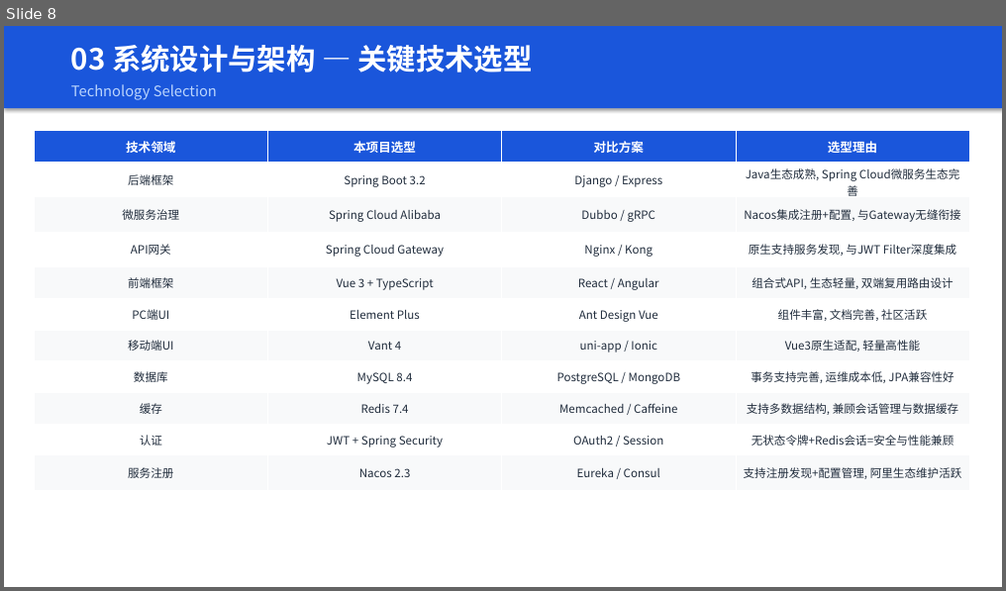
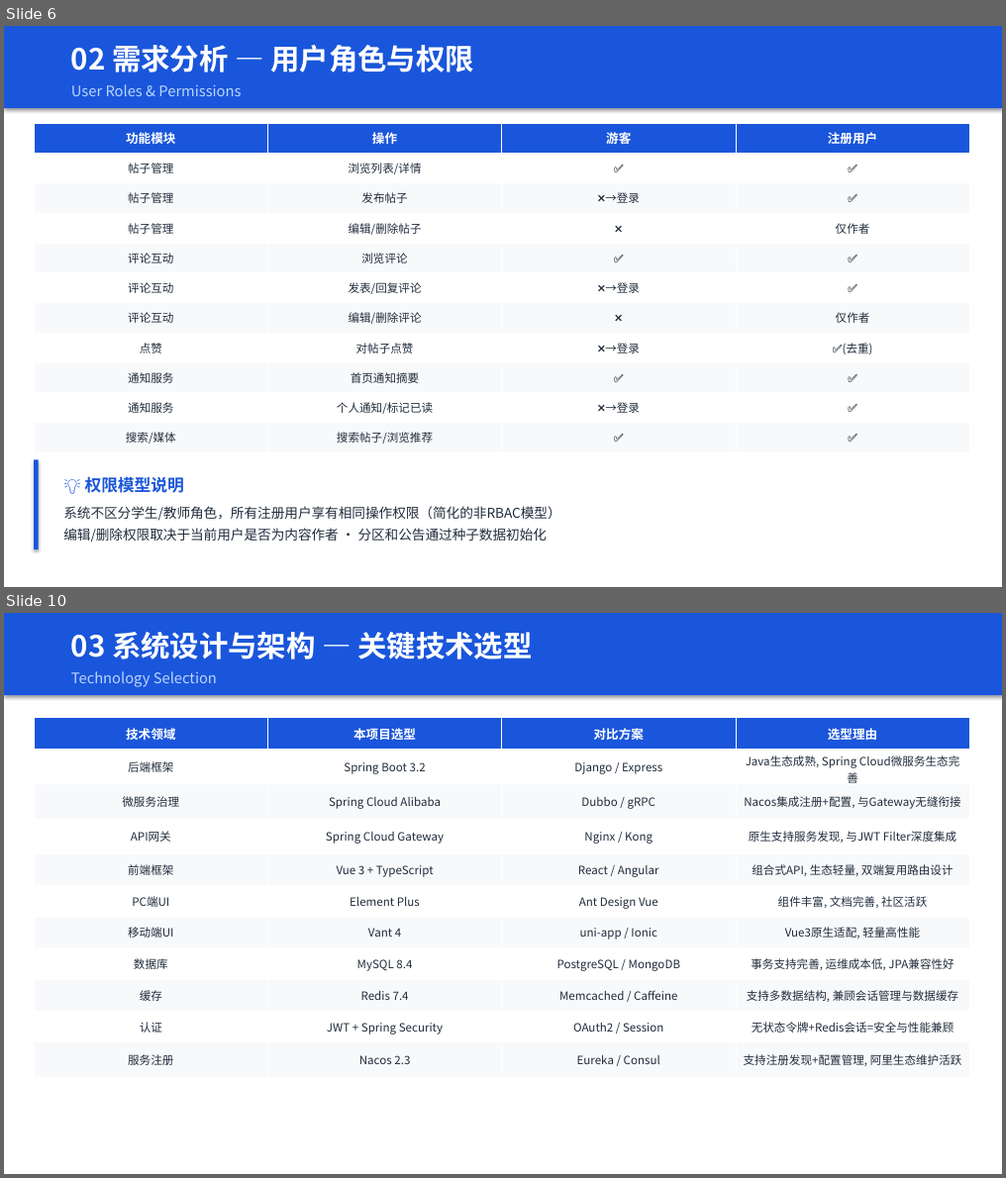
Before and after one commit to Wkjlovec/graduation_project_zhuang, a slide deck: docs/毕业答辩PPT.pptx. Shown one above the other, each under a label of ours: slide 8 before the commit, slides 6 and 10 after it; the slides between them are not shown. The pictures are 1006x591 and 1006x1178 pixels, drawn with LibreOffice and Linux fonts; fonts in the diff are those of the drawing. Boxes give left, top, right and bottom in pixels: in the first picture for what was removed or moved away, otherwise in the second. Text is boxed around its words. In the diff, an @@ line names an element or a change of style, - is before the commit and + after.

```diff
--- a/docs/毕业答辩PPT.pptx
+++ b/docs/毕业答辩PPT.pptx
@@ slide 6 added at (x1=4, y1=26, x2=1002, y2=587), background #FFFFFF @@
@@ rounded rectangle added at (x1=4, y1=26, x2=1002, y2=108), fill #1A56DB @@
@@ text added at (x1=71, y1=45, x2=474, y2=73), 28 pt, text #FFFFFF, bold @@
+02 需求分析 — 用户角色与权限
@@ text added at (x1=71, y1=84, x2=241, y2=96), 14 pt, text #BBD5FD @@
+User Roles & Permissions
@@ table added at (x1=34, y1=123, x2=968, y2=482), 12 rows, 4 columns @@
+功能模块 | 操作 | 游客 | 注册用户
+帖子管理 | 浏览列表/详情 | ✅ | ✅
+帖子管理 | 发布帖子 | ❌→登录 | ✅
+帖子管理 | 编辑/删除帖子 | ❌ | 仅作者
+评论互动 | 浏览评论 | ✅ | ✅
+评论互动 | 发表/回复评论 | ❌→登录 | ✅
+评论互动 | 编辑/删除评论 | ❌ | 仅作者
+点赞 | 对帖子点赞 | ❌→登录 | ✅(去重)
+通知服务 | 首页通知摘要 | ✅ | ✅
+通知服务 | 个人通知/标记已读 | ❌→登录 | ✅
+搜索/媒体 | 搜索帖子/浏览推荐 | ✅ | ✅
+个人中心 | 查看账户信息 | ❌→登录 | ✅
@@ rounded rectangle added at (x1=34, y1=461, x2=954, y2=550), fill #FFFFFF @@
@@ rounded rectangle added at (x1=34, y1=461, x2=39, y2=550), fill #1A56DB @@
@@ text added at (x1=85, y1=477, x2=184, y2=493), 16 pt, text #1A56DB, bold @@
+💡 权限模型说明
@@ text added at (x1=63, y1=506, x2=560, y2=543), 13 pt, text #202C3C @@
+系统不区分学生/教师角色，所有注册用户享有相同操作权限（简化的非RBAC模型）
+编辑/删除权限取决于当前用户是否为内容作者 · 分区和公告通过种子数据初始化
@@ what was slide 8 is now slide 10 @@
```
Also in this commit, not shown: 8 slides changed, 1 other slide added, 1 other file.
